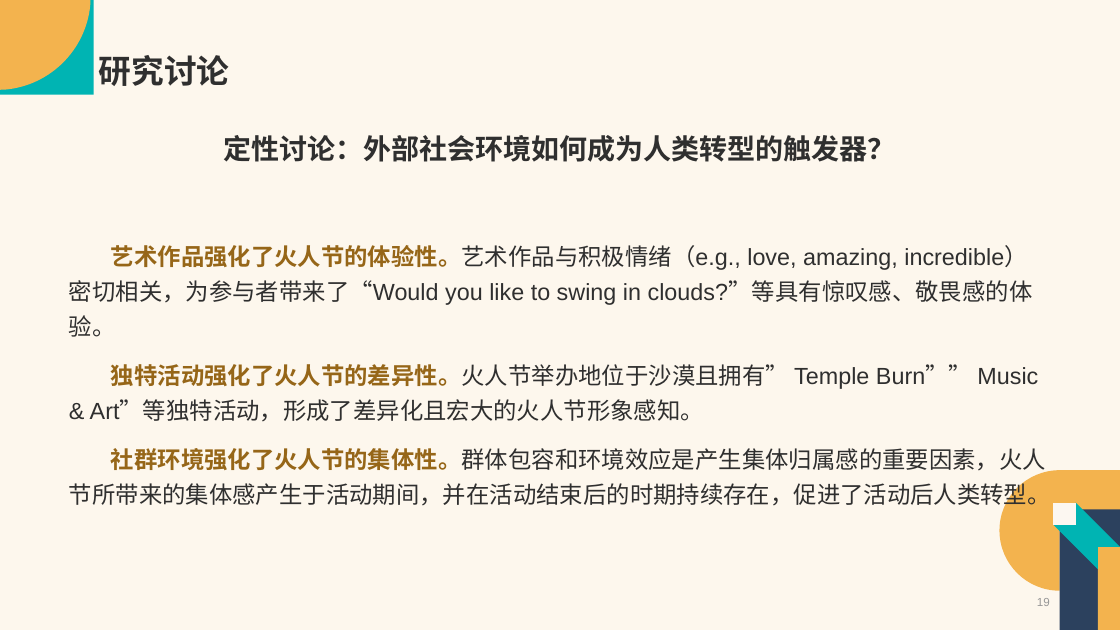
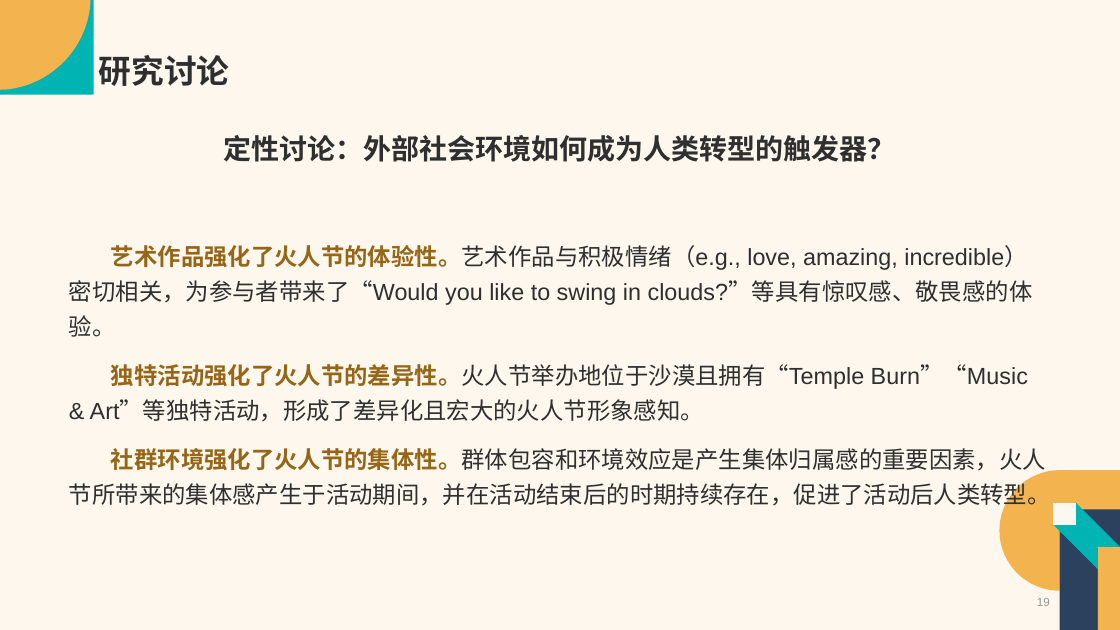
Before and after one commit to Vaelubo/Research, a slide deck: slide 19 of SSCI文章汇报-卢波.pptx. Drawn at 1120x630 pixels with LibreOffice and Linux fonts; fonts in the diff are those of the drawing. Boxes give left, top, right and bottom in pixels: in the first picture for what was removed or moved away, otherwise in the second. Text is boxed around its words. In the diff, an @@ line names an element or a change of style, - is before the commit and + after.

```diff
--- a/SSCI文章汇报-卢波.pptx
+++ b/SSCI文章汇报-卢波.pptx
@@ text at [90, 364, 1028, 421]: text changed @@
-独特活动强化了火人节的差异性。火人节举办地位于沙漠且拥有” Temple Burn”” Music & Art”等独特活动，形成了差异化且宏大的火人节形象感知。
+独特活动强化了火人节的差异性。火人节举办地位于沙漠且拥有“Temple Burn”“Music & Art”等独特活动，形成了差异化且宏大的火人节形象感知。
```
Also in this commit, not shown: 17 other slides changed, 2 other files.
